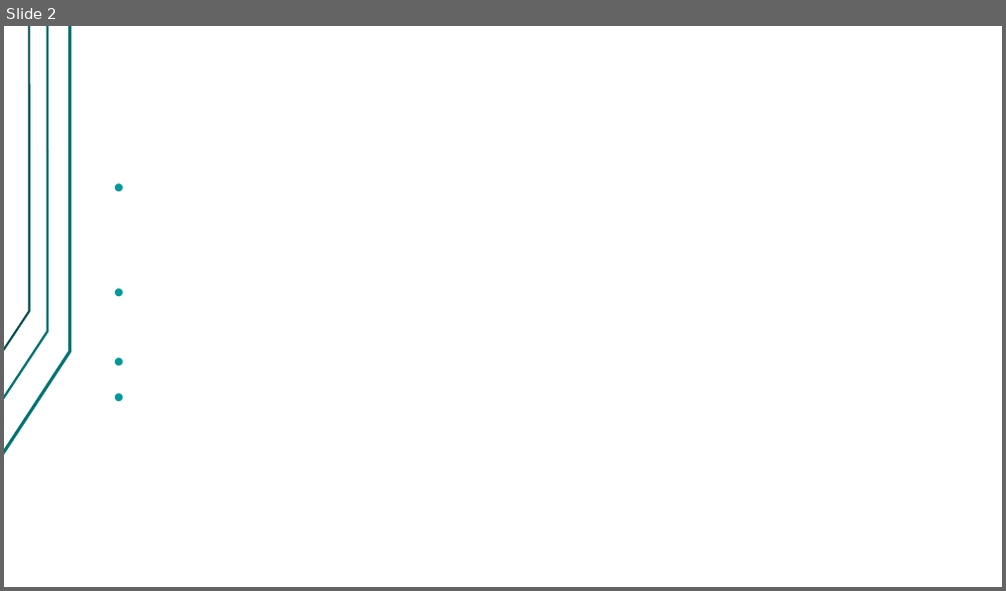
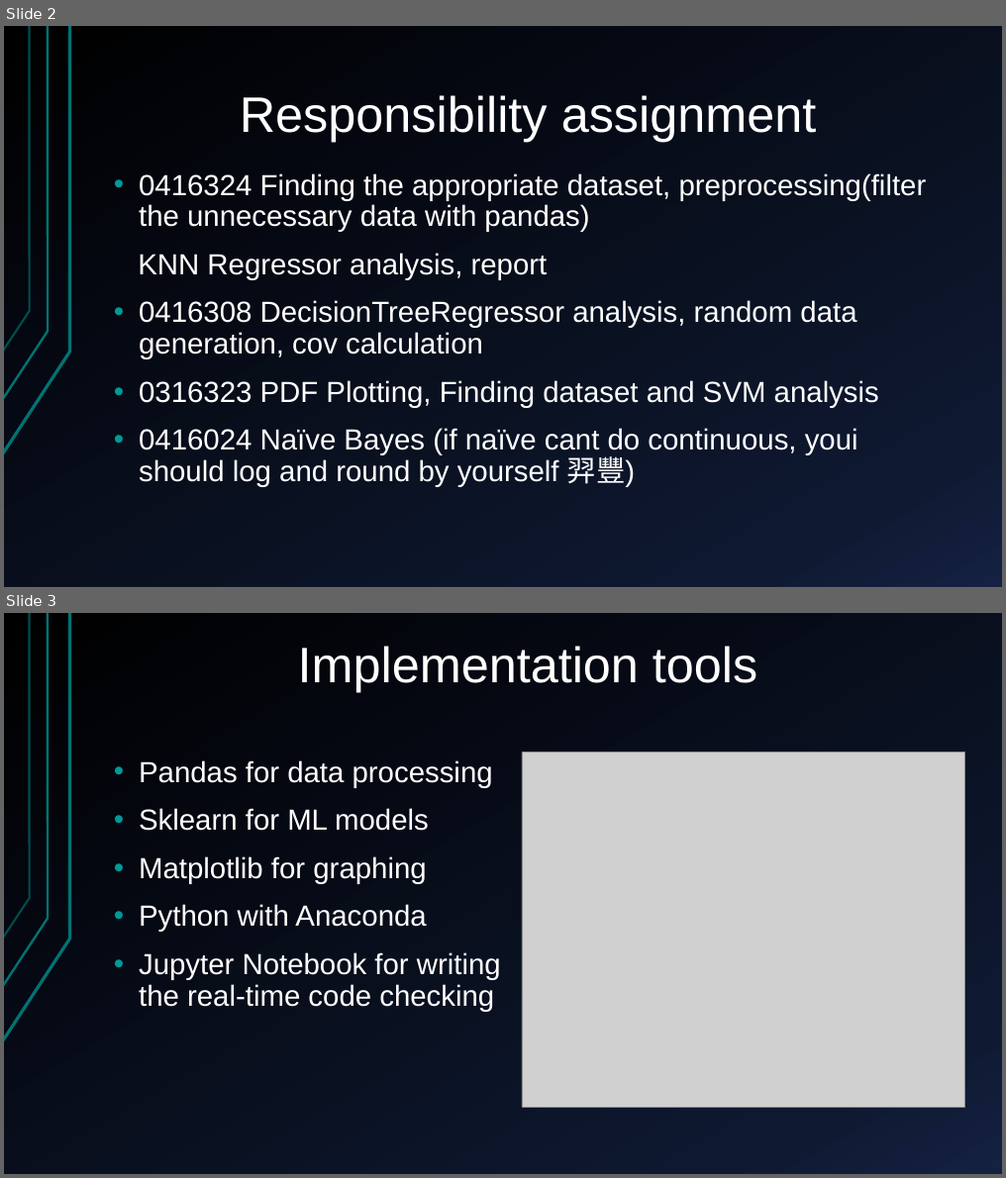
Before and after one commit to Alfons0329/Machine_Learning_Fall_2017, a slide deck: Final_proj/Presentation.pptx. Shown one above the other, each under a label of ours: slide 2 before the commit, slides 2 and 3 after it. The pictures are 1006x591 and 1006x1178 pixels, drawn with LibreOffice and Linux fonts; fonts in the diff are those of the drawing; grey boxes stand for pictures. Boxes give left, top, right and bottom in pixels: in the first picture for what was removed or moved away, otherwise in the second. Text is boxed around its words. In the diff, an @@ line names an element or a change of style, - is before the commit and + after.

```diff
--- a/Final_proj/Presentation.pptx
+++ b/Final_proj/Presentation.pptx
@@ slide 3 added at <box>4,613,1002,1174</box>, background gradient #000000 to #0F1931 to #142242; not listed: 3 template elements that a slide beside it also shows @@
@@ title added at <box>298,646,757,692</box>, 48 pt, text #FFFFFF @@
+Implementation tools
@@ text added at <box>139,761,501,1011</box>, 28 pt, text #FFFFFF @@
+• Pandas for data processing
+• Sklearn for ML models
+• Matplotlib for graphing
+• Python with Anaconda
+• Jupyter Notebook for writing the real-time code checking
@@ picture added at <box>522,753,964,1107</box> @@
@@ slide 2 changed as well @@
@@ background #FFFFFF to gradient #000000 to #0F1931 to #142242 @@
@@ freeform shape at <box>4,26,70,455</box>: outline redrawn @@
@@ freeform shape at <box>4,26,48,399</box>: outline #007373 2.24 pt to #007373 2.25 pt @@
@@ freeform shape at <box>4,26,30,351</box>: outline #004D4D 2 pt to #007373 2 pt @@
@@ title added at <box>240,95,817,142</box>, 48 pt, text #FFFFFF @@
+Responsibility assignment
@@ text added at <box>138,174,927,487</box>, 28 pt, text #FFFFFF @@
+• 0416324 Finding the appropriate dataset, preprocessing(filter the unnecessary data with pandas)
+KNN Regressor analysis, report
+• 0416308 DecisionTreeRegressor analysis, random data generation, cov calculation
+• 0316323 PDF Plotting, Finding dataset and SVM analysis
+• 0416024 Naïve Bayes (if naïve cant do continuous, youi should log and round by yourself 羿豐)
```
Also in this commit, not shown: 10 other slides changed, 2 other slides added, 1 slide removed.
